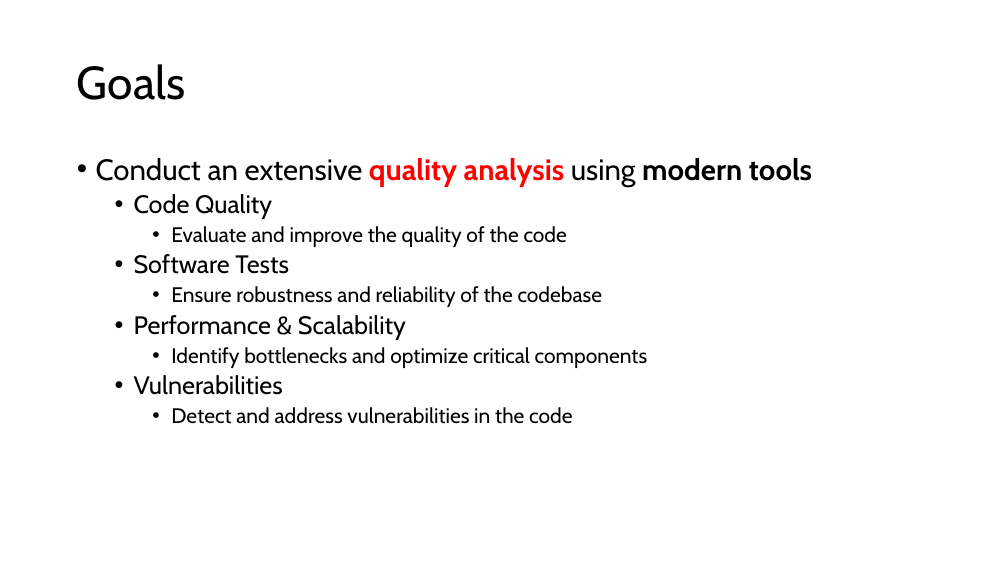
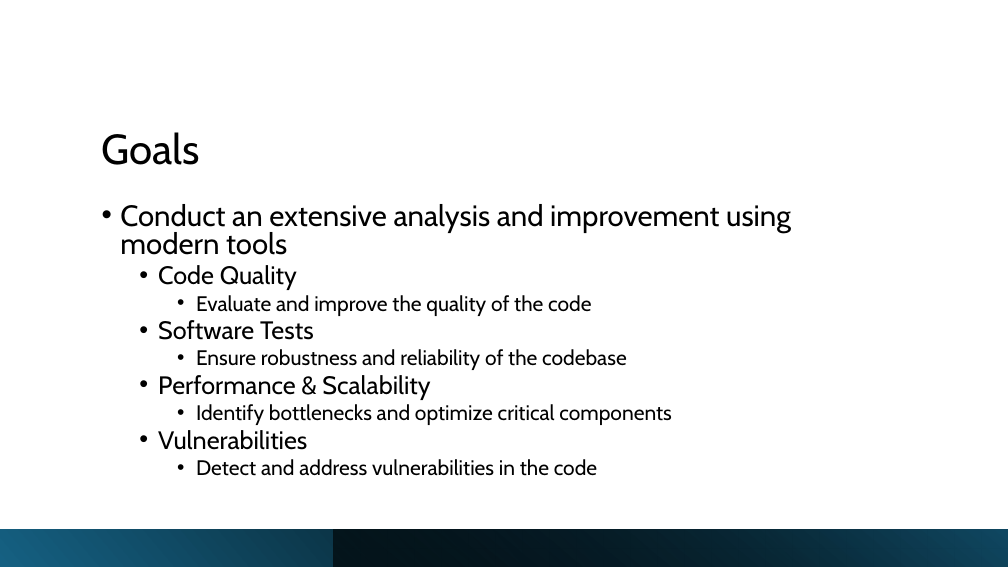
Before and after one commit to Erasmus-In-Salerno/presentation, a slide deck: slide 5 of Presentation_Sof_Dep_Project.pptx (slide 4 before the commit). Drawn at 1008x567 pixels with LibreOffice and Linux fonts; fonts in the diff are those of the drawing. Boxes give left, top, right and bottom in pixels: in the first picture for what was removed or moved away, otherwise in the second. Text is boxed around its words. In the diff, an @@ line names an element or a change of style, - is before the commit and + after.

```diff
--- a/Presentation_Sof_Dep_Project.pptx
+++ b/Presentation_Sof_Dep_Project.pptx
@@ title "Goals": place and size @@
-title "Goals" at box(77, 64, 185, 100)
+title "Goals" at box(102, 132, 200, 165)
@@ title "Goals" at box(102, 132, 200, 165): size 44 to 40 pt; vertical alignment middle to bottom @@
@@ text "Conduct an extensive analysis and ...": place and size @@
-text "Conduct an extensive analysis and ..." at box(96, 158, 812, 424)
+text "Conduct an extensive analysis and ..." at box(120, 204, 791, 476)
@@ text at box(120, 204, 791, 255): text changed; bold off @@
-• Conduct an extensive quality analysis using modern tools
+• Conduct an extensive analysis and improvement using modern tools
@@ text at box(158, 265, 672, 476): line spacing 0.9 to 0.8 @@
@@ rectangle added at box(0, 529, 1008, 567), fill gradient #156082 to #000000 @@
@@ rectangle added at box(334, 529, 1008, 567), fill gradient #000000 to #104862 @@
```
Also in this commit, not shown: 15 other slides changed, 20 slides added, 2 slides removed.
